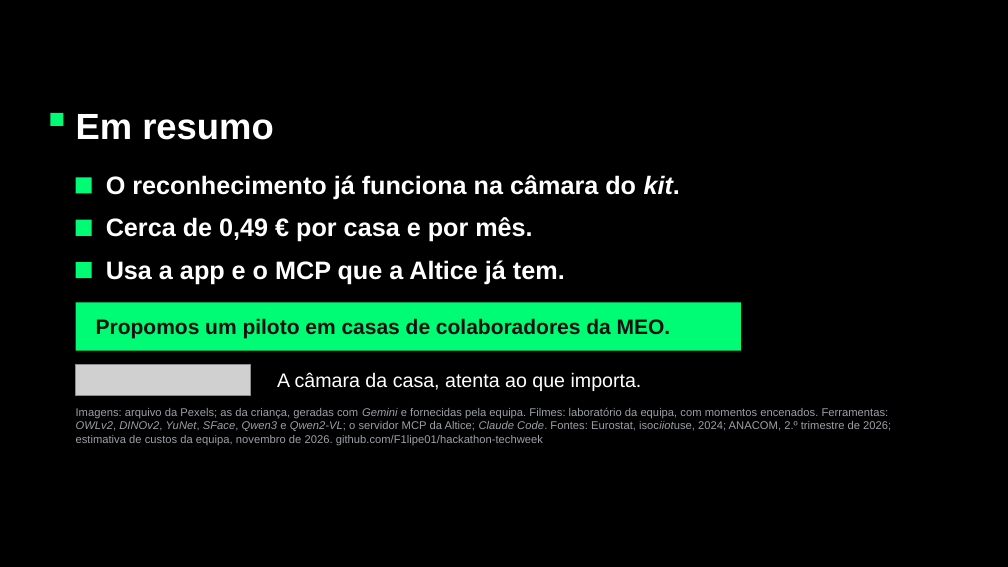
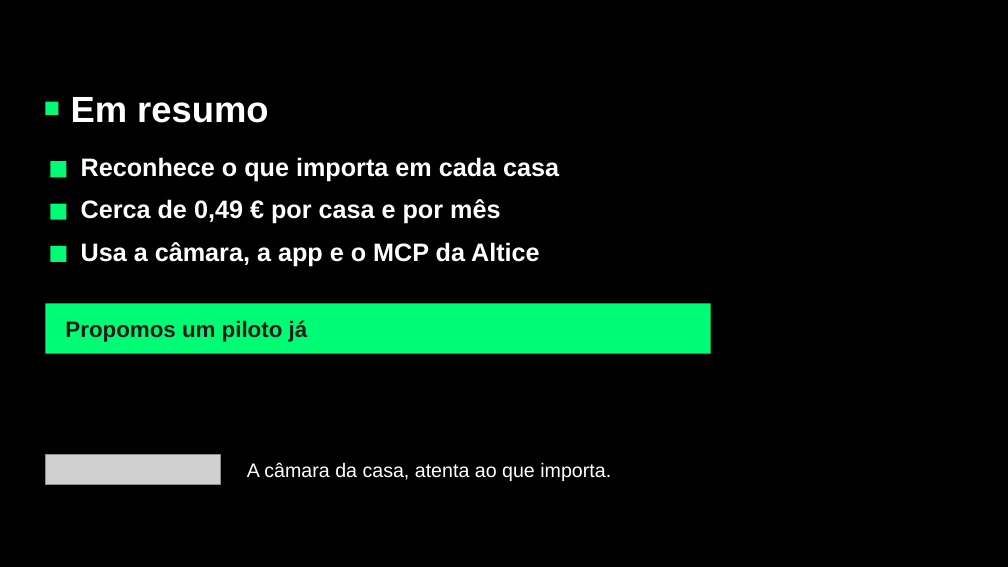
Before and after one commit to F1lipe01/hackathon-techweek, a slide deck: slide 8 of deliverables/deck/ThingTracker - Pitch 5 min.pptx (slide 14 before the commit). Drawn at 1008x567 pixels with LibreOffice and Linux fonts; fonts in the diff are those of the drawing; grey boxes stand for pictures; background and template pictures are left out. Boxes give left, top, right and bottom in pixels: in the first picture for what was removed or moved away, otherwise in the second. Text is boxed around its words. In the diff, an @@ line names an element or a change of style, - is before the commit and + after.

```diff
--- a/deliverables/deck/ThingTracker - Pitch 5 min.pptx
+++ b/deliverables/deck/ThingTracker - Pitch 5 min.pptx
@@ text "Em resumo": place and size @@
-text "Em resumo" at [76,114,273,140]
+text "Em resumo" at [71,97,268,123]
@@ text "Em resumo" at [71,97,268,123]: vertical alignment top to middle @@
@@ rectangle: place and size @@
-rectangle at [50,113,64,126]
+rectangle at [45,102,58,115]
@@ text added at [81,157,559,182], 18 pt, text #FFFFFF, bold @@
+Reconhece o que importa em cada casa
@@ text removed at [106,175,680,200] @@
-O reconhecimento já funciona na câmara do kit.
@@ text at [81,199,500,224]: text changed @@
-Cerca de 0,49 € por casa e por mês.
+Cerca de 0,49 € por casa e por mês
@@ 3 rectangles: place and size @@
-3 rectangles at [76,177,92,278]
+3 rectangles at [50,161,67,262]
@@ text at [81,242,540,266]: text changed @@
-Usa a app e o MCP que a Altice já tem.
+Usa a câmara, a app e o MCP da Altice
@@ rectangle: place and size @@
-rectangle at [76,302,741,351]
+rectangle at [45,303,711,354]
@@ text at [65,320,308,342]: text changed; size 15 to 16 pt; text colour #111111 to #1E1D1A @@
-Propomos um piloto em casas de colaboradores da MEO.
+Propomos um piloto já
@@ text removed at [76,408,891,445] @@
-Imagens: arquivo da Pexels; as da criança, geradas com Gemini e fornecidas pela equipa. Filmes: laboratório da equipa, com momentos encenados. Ferramentas: OWLv2, DINOv2, YuNet, SFace, Qwen3 e Qwen2-VL; o servidor MCP da Altice; Claude Code. Fontes: Eurostat, isociiotuse, 2024; ANACOM, 2.º trimestre de 2026; estimativa de custos da equipa, novembro de 2026. github.com/F1lipe01/hackathon-techweek
@@ picture: place and size @@
-picture at [76,365,251,395]
+picture at [45,455,221,485]
@@ text "A câmara da casa, atenta ...": place and size @@
-text "A câmara da casa, atenta ..." at [277,372,642,391]
+text "A câmara da casa, atenta ..." at [247,462,611,481]
```
Also in this commit, not shown: 6 other slides changed, 1 slide added, 18 slides removed, 9 other files.
